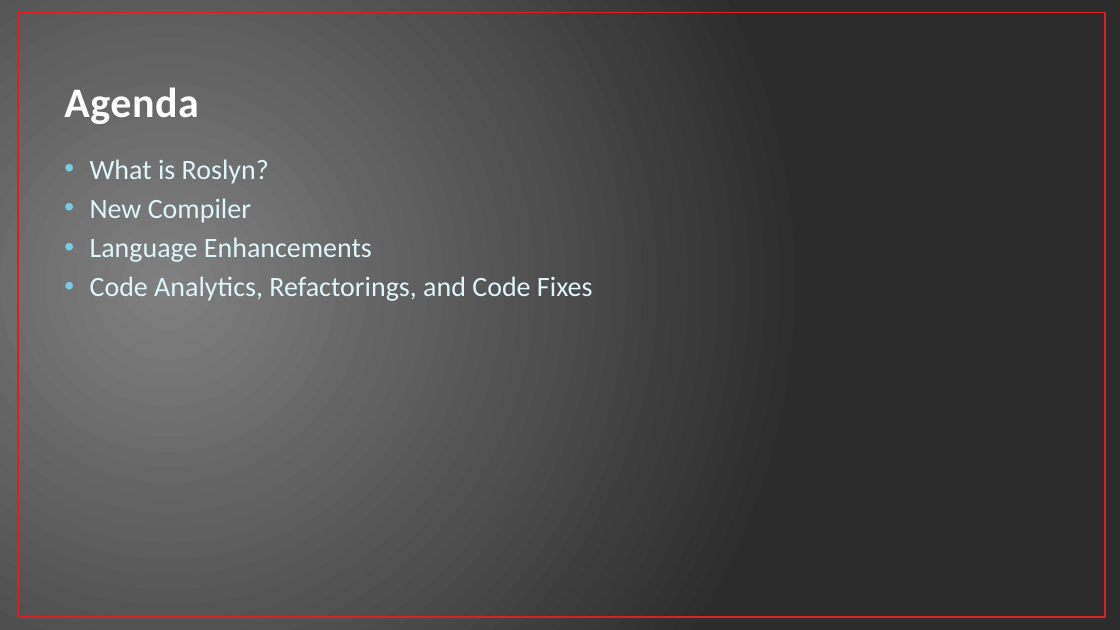
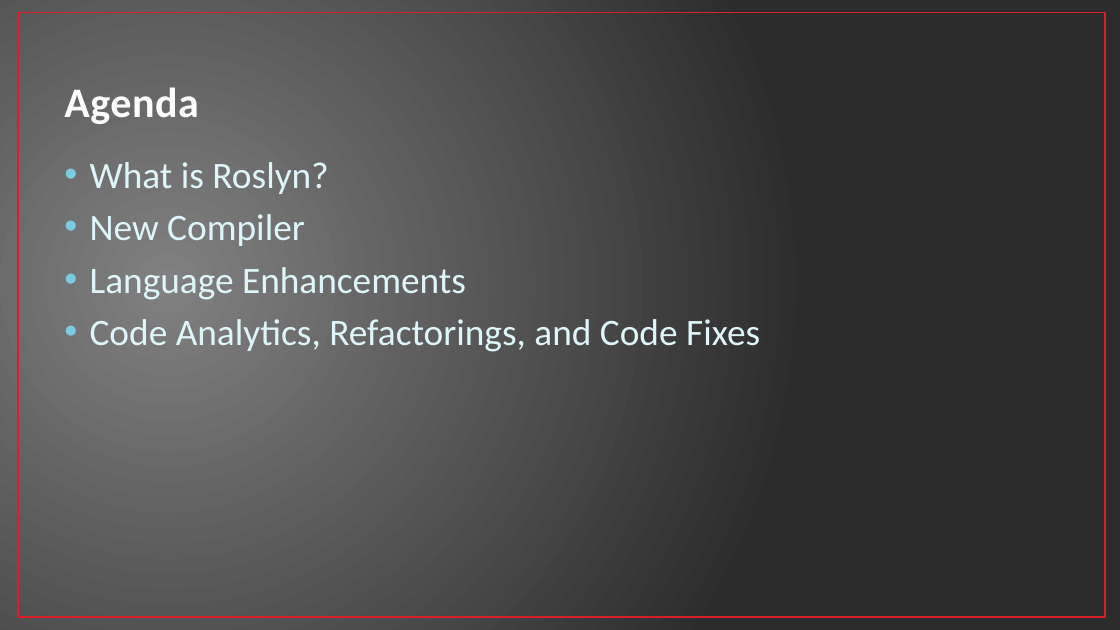
Before and after one commit to jwooley/RoslynAndYou, a slide deck: slide 2 of RoslynAndYou.pptx (slide 3 before the commit). Drawn at 1120x630 pixels with LibreOffice and Linux fonts; fonts in the diff are those of the drawing. Boxes give left, top, right and bottom in pixels: in the first picture for what was removed or moved away, otherwise in the second. Text is boxed around its words. In the diff, an @@ line names an element or a change of style, - is before the commit and + after.

```diff
--- a/RoslynAndYou.pptx
+++ b/RoslynAndYou.pptx
@@ text "What is Roslyn?" at <box>90,162,760,352</box>: size 24 to 32 pt; more space between paragraphs @@
```
Also in this commit, not shown: 2 other slides changed, 1 slide removed.
